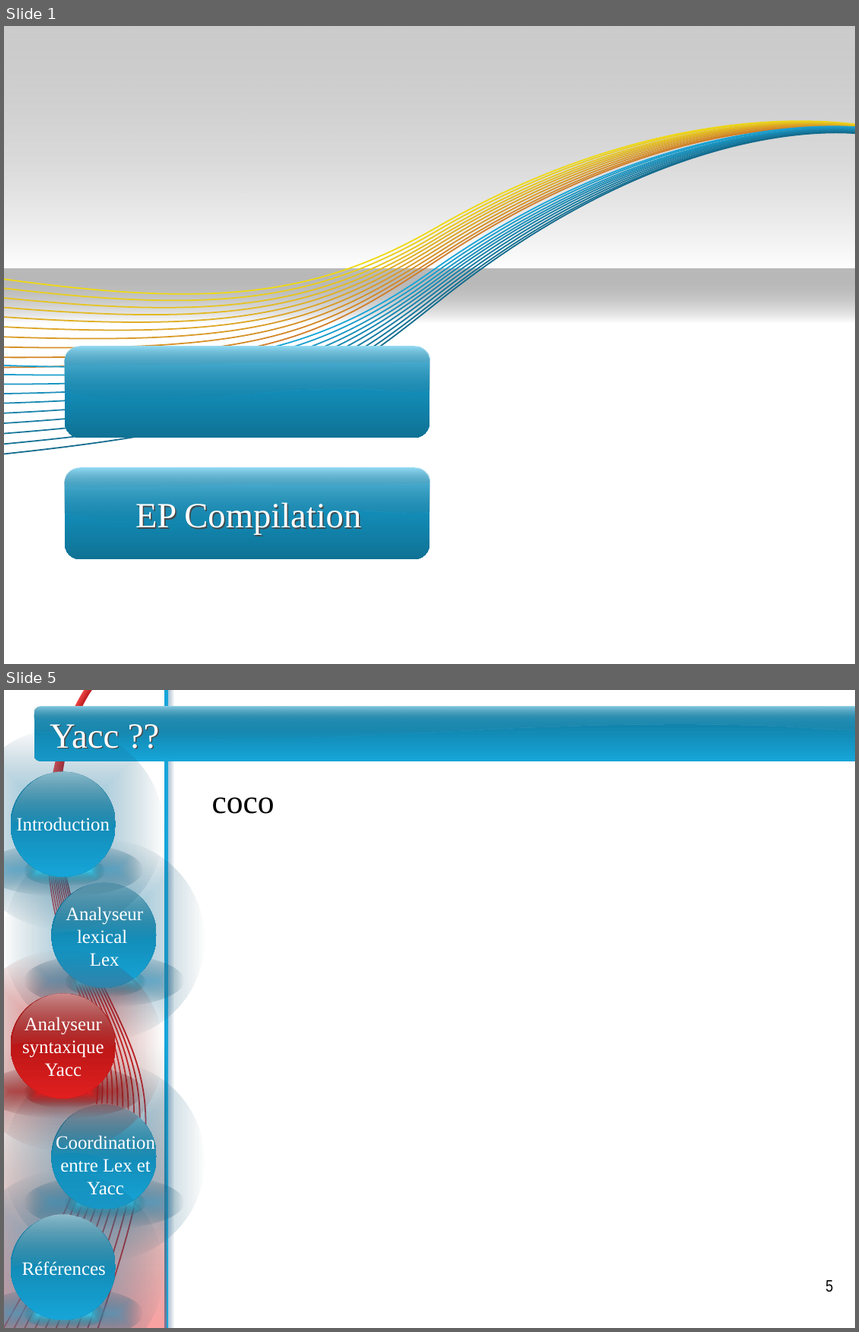
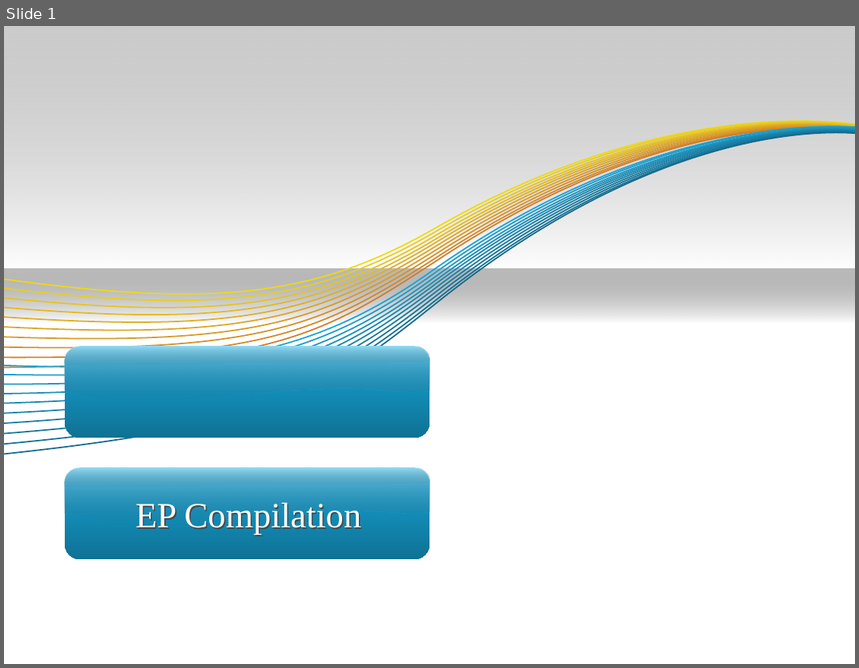
Before and after one commit to sarrabenbrahim/team-war, a slide deck: PFE/Presentation/presentation - Fabien.pptx. Shown one above the other, each under a label of ours: slides 1 and 5 before the commit, slide 1 after it; the slides between them are not shown. The pictures are 859x1332 and 859x668 pixels, drawn with LibreOffice and Linux fonts; fonts in the diff are those of the drawing; background and template pictures are left out. Boxes give left, top, right and bottom in pixels: in the first picture for what was removed or moved away, otherwise in the second. Text is boxed around its words. In the diff, an @@ line names an element or a change of style, - is before the commit and + after.

```diff
--- a/PFE/Presentation/presentation - Fabien.pptx
+++ b/PFE/Presentation/presentation - Fabien.pptx
@@ slide 5 removed at (4, 690, 855, 1328), background #FFFFFF @@
@@ group removed at (4, 690, 168, 1328): 10 freeform shapes @@
@@ freeform shape removed at (33, 706, 855, 749) @@
@@ rounded rectangle removed at (34, 706, 855, 761) @@
@@ rounded rectangle removed at (34, 706, 855, 718) @@
@@ line removed from (167, 1328) to (167, 690) @@
@@ rectangle removed at (167, 690, 174, 1328) @@
@@ title removed at (50, 724, 119, 749) @@
-Yacc ??
@@ group removed at (4, 728, 163, 929): 4 ellipses, 1 freeform shape @@
@@ text removed at (212, 797, 275, 814) @@
-coco
@@ text removed at (16, 817, 110, 831) @@
-Introduction
@@ group removed at (4, 840, 204, 1040): 4 ellipses, 1 freeform shape @@
@@ text removed at (66, 907, 143, 967) @@
-Analyseur lexical
-Lex
@@ group removed at (4, 951, 163, 1151): 4 ellipses, 1 freeform shape @@
@@ text removed at (22, 1017, 104, 1077) @@
-Analyseur syntaxique Yacc
@@ rectangle removed at (4, 1043, 166, 1328) @@
@@ group removed at (4, 1061, 204, 1262): 4 ellipses, 1 freeform shape @@
@@ text removed at (56, 1135, 155, 1195) @@
-Coordination entre Lex et Yacc
@@ group removed at (4, 1172, 163, 1328): 4 ellipses, 1 freeform shape @@
@@ text removed at (22, 1262, 106, 1276) @@
-Références
@@ page number removed at (826, 1281, 833, 1293) @@
-5
```
Also in this commit, not shown: 2 slides changed, 3 other slides removed.
